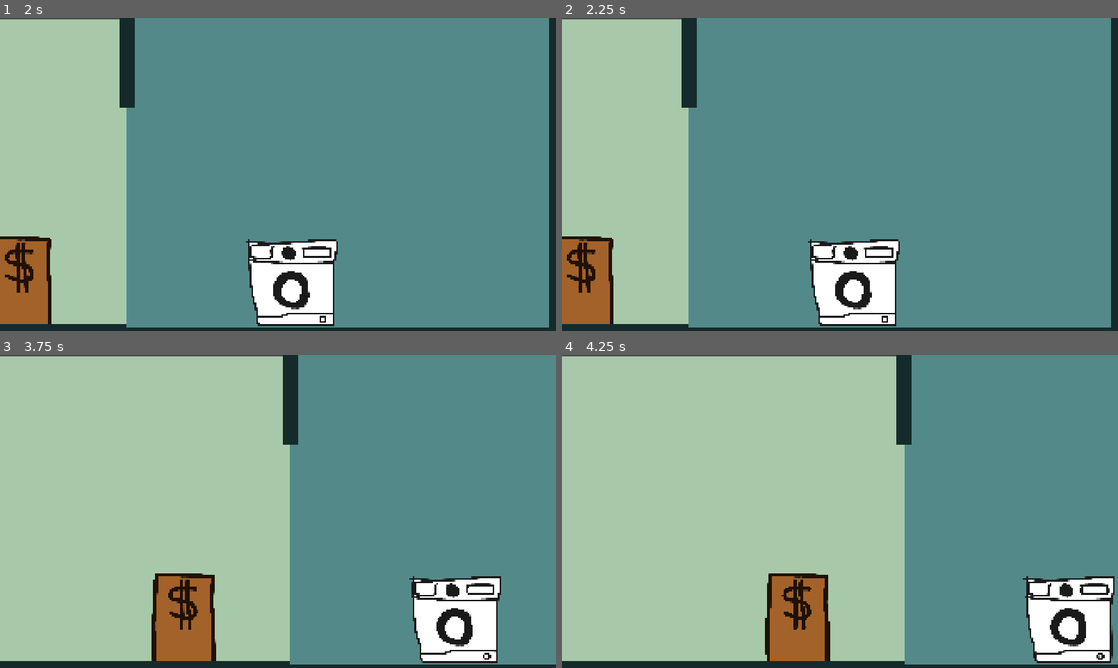
Above: before the commit, frames 1-4 (two rows, left to right).
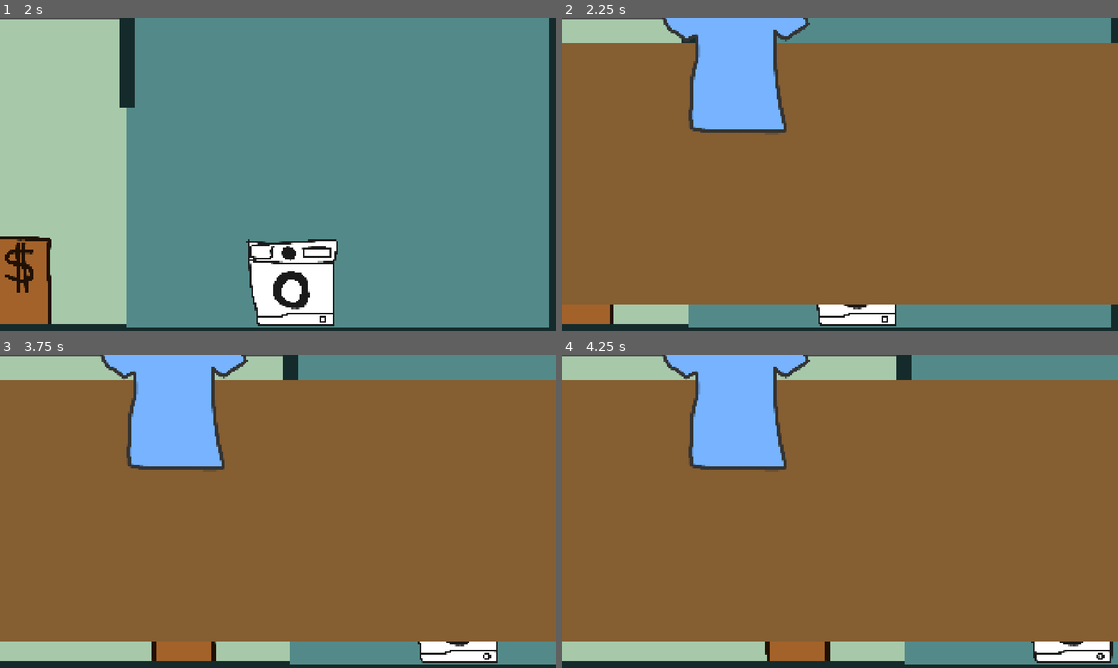
Above: after the commit, the same moments.

Repository: Scalamando/unslopping-machine
Game: Godot game, scene res://scenes/main.tscn
Same seed, same stepped clock (60 frames per second), same inputs: the game is played once before the commit and once after it.
Inputs (mouse positions are in pixels of both pictures, inside the frame that each line leads up to):
- Up to frame 1 (2 s): tap Enter at 0.5 s; move the mouse to (400, 158) at 0.52 s; hold E (move_right_room) 0.53-1.25 s; click (400, 158) at 0.6 s; tap Space at 1.25 s; drag from (166, 190) to (22, 262) at 1.27 s
- Up to frame 2 (2.25 s): tap Enter at 2 s; move the mouse to (895, 105) at 2.02 s; hold E (move_right_room) from 2.03 s (still down); click (895, 105) at 2.1 s
- Up to frame 3 (3.75 s): release E (move_right_room) at 2.75 s; tap Space at 2.75 s; drag from (250, 574) to (111, 464) at 2.77 s; tap Enter at 3.5 s; move the mouse to (444, 558) at 3.52 s; hold Q (move_left_room) from 3.53 s (still down); click (444, 558) at 3.6 s
- Up to frame 4 (4.25 s): keep holding Q (move_left_room)

Frame 1 is identical in both runs. In frame 2, 85% of the frame differs, in the area x 0-100%, y 0-92%; in frame 3, 85%; in frame 4, 85%.
Error in both runs: Invalid access to property or key 'folded_texture' on a base object of type 'Nil'. (res://scenes/cloth_controller.gd:11)

Commit message:
working on tresen UI Screen

Diff:
--- a/data/cloths/scenes/shirt_folded.tscn
+++ /dev/null
@@ -1,26 +0,0 @@
-[gd_scene format=3 uid="uid://cvg1sqw0uukfk"]
-
-[ext_resource type="Texture2D" uid="uid://3kceedkv2w11" path="res://assets/shirt_folded.png" id="1_k0bpn"]
-[ext_resource type="Script" uid="uid://crmnw3ldr3xev" path="res://addons/drag_and_drop/scripts/draggable.gd" id="2_6rbfu"]
-[ext_resource type="Script" uid="uid://djdmnemxrx7bg" path="res://addons/drag_and_drop/resources/draggable_types/draggable_type.gd" id="3_j3pym"]
-
-[sub_resource type="RectangleShape2D" id="RectangleShape2D_0j7jy"]
-size = Vector2(165, 43)
-
-[sub_resource type="Resource" id="Resource_qayg0"]
-script = ExtResource("3_j3pym")
-
-[node name="ShirtFolded" type="Area2D" unique_id=395071955]
-
-[node name="Sprite2D" type="Sprite2D" parent="." unique_id=1226810130]
-scale = Vector2(0.26230595, 0.29551172)
-texture = ExtResource("1_k0bpn")
-
-[node name="CollisionShape2D" type="CollisionShape2D" parent="." unique_id=25629466]
-position = Vector2(0.5, -0.5)
-shape = SubResource("RectangleShape2D_0j7jy")
-
-[node name="Draggable" type="Node" parent="." unique_id=63848006]
-script = ExtResource("2_6rbfu")
-type = SubResource("Resource_qayg0")
-metadata/_custom_type_script = "uid://crmnw3ldr3xev"
--- a/scenes/main.tscn
+++ b/scenes/main.tscn
@@ -17,13 +17,6 @@
 [node name="WaschingRoom" parent="." unique_id=1269579874 instance=ExtResource("1_0wfyh")]
 scale = Vector2(1, 1.0131407)
 
-[node name="Camera2D" type="Camera2D" parent="." unique_id=1243545003]
-script = ExtResource("3_jyhfs")
-cameraPosLeftRoom = Vector2(-750, 0)
-
-[node name="MainUI" parent="Camera2D" unique_id=1842875158 instance=ExtResource("1_o5qli")]
-mouse_filter = 1
-
 [node name="Cloth" parent="." unique_id=838017900 instance=ExtResource("7_o6xl0")]
 position = Vector2(-1200, 226)
 
@@ -38,3 +31,10 @@
 
 [node name="WaschingMachine" parent="." unique_id=1667756517 instance=ExtResource("6_tefeu")]
 position = Vector2(46, 375)
+
+[node name="Camera2D" type="Camera2D" parent="." unique_id=1243545003]
+script = ExtResource("3_jyhfs")
+cameraPosLeftRoom = Vector2(-750, 0)
+
+[node name="MainUI" parent="Camera2D" unique_id=1842875158 instance=ExtResource("1_o5qli")]
+mouse_filter = 1
--- a/scenes/main_data_test.tscn
+++ b/scenes/main_data_test.tscn
@@ -7,7 +7,7 @@
 [ext_resource type="PackedScene" uid="uid://fsgyhkw1fcjg" path="res://ui/main_ui.tscn" id="5_mg1pm"]
 [ext_resource type="PackedScene" uid="uid://brnmfwif8cssh" path="res://entities/cloth.tscn" id="6_2wuav"]
 [ext_resource type="PackedScene" uid="uid://v0gnwt1i2wge" path="res://entities/washing_machine.tscn" id="7_6ot14"]
-[ext_resource type="Script" uid="uid://c0ierpals2ss6" path="res://scenes/cloth_spawner_controller.gd" id="7_oyj1r"]
+[ext_resource type="Script" uid="uid://c0ierpals2ss6" path="res://scenes/customer_spawner_controller.gd" id="7_oyj1r"]
 [ext_resource type="Script" uid="uid://bqcwvesmpnf82" path="res://data/Customer.gd" id="8_eib1c"]
 [ext_resource type="Resource" uid="uid://d2vmdjye85vqo" path="res://data/cloths/shirt.tres" id="9_eib1c"]
 
--- a/ui/main_ui.tscn
+++ b/ui/main_ui.tscn
@@ -1,4 +1,8 @@
 [gd_scene format=3 uid="uid://fsgyhkw1fcjg"]
+
+[ext_resource type="Script" uid="uid://dorfsaj7pwlo5" path="res://ui/ui_controller.gd" id="1_v5qxn"]
+[ext_resource type="PackedScene" uid="uid://upi0337cb7xs" path="res://ui/tresen_cloth_inspection.tscn" id="2_hlo7n"]
+[ext_resource type="Resource" uid="uid://d2vmdjye85vqo" path="res://data/cloths/shirt.tres" id="2_x3h8h"]
 
 [node name="MainUI" type="Control" unique_id=1842875158]
 layout_mode = 3
@@ -7,3 +11,10 @@
 offset_top = -540.0
 offset_right = 960.0
 offset_bottom = 540.0
+script = ExtResource("1_v5qxn")
+test_cloth = ExtResource("2_x3h8h")
+
+[node name="TresenClothInspection" parent="." unique_id=2079798534 instance=ExtResource("2_hlo7n")]
+unique_name_in_owner = true
+visible = false
+layout_mode = 0
--- /dev/null
+++ b/ui/tresen_cloth_inspection.tscn
@@ -0,0 +1,40 @@
+[gd_scene format=3 uid="uid://upi0337cb7xs"]
+
+[ext_resource type="Script" uid="uid://bgjg0nvgknpum" path="res://ui/tresen_cloth_inspection_controller.gd" id="1_v7wvd"]
+
+[node name="TresenClothInspection" type="Control" unique_id=2079798534]
+layout_mode = 3
+anchors_preset = 0
+offset_right = 1920.0
+offset_bottom = 1080.0
+script = ExtResource("1_v7wvd")
+
+[node name="ColorRect" type="ColorRect" parent="." unique_id=94396307]
+layout_mode = 1
+anchors_preset = 8
+anchor_left = 0.5
+anchor_top = 0.5
+anchor_right = 0.5
+anchor_bottom = 0.5
+offset_left = -960.0
+offset_top = -453.0
+offset_right = 960.0
+offset_bottom = 447.0
+grow_horizontal = 2
+grow_vertical = 2
+color = Color(0.5216516, 0.37004402, 0.19765705, 1)
+
+[node name="ClothPos" type="Control" parent="." unique_id=644119630]
+unique_name_in_owner = true
+layout_mode = 1
+anchors_preset = 8
+anchor_left = 0.5
+anchor_top = 0.5
+anchor_right = 0.5
+anchor_bottom = 0.5
+offset_left = -357.0
+offset_top = -403.0
+offset_right = 357.0
+offset_bottom = 403.0
+grow_horizontal = 2
+grow_vertical = 2
--- /dev/null
+++ b/ui/tresen_cloth_inspection_controller.gd
@@ -0,0 +1,13 @@
+class_name TresenClothInspectionUIController
+extends Control
+@onready var cloth_pos: Control = %ClothPos
+
+func init(cloth : Clothing):
+	## clean up children
+	for n in cloth_pos.get_children():
+		cloth_pos.remove_child(n)
+		n.queue_free()
+
+	## add new child scene
+	var node = cloth.spread_out_scene.instantiate()
+	cloth_pos.add_child(node)
--- /dev/null
+++ b/ui/ui_controller.gd
@@ -0,0 +1,15 @@
+extends Control
+
+@onready var tresen_cloth_inspection: TresenClothInspectionUIController = %TresenClothInspection
+@export var test_cloth : Clothing
+
+func _ready() -> void:
+	await get_tree().create_timer(2).timeout
+	show_inspection_tresen(test_cloth)
+
+func show_inspection_tresen(cloth : Clothing):
+	tresen_cloth_inspection.init(cloth)
+	tresen_cloth_inspection.visible = true
+
+func hide_inspection_tresen():
+	tresen_cloth_inspection.visible = false
Renamed: scenes/cloth_spawner_controller.gd -> scenes/customer_spawner_controller.gd
Renamed: scenes/cloth_spawner_controller.gd.uid -> scenes/customer_spawner_controller.gd.uid
Not shown, added: ui/tresen_cloth_inspection_controller.gd.uid
Not shown, added: ui/ui_controller.gd.uid
